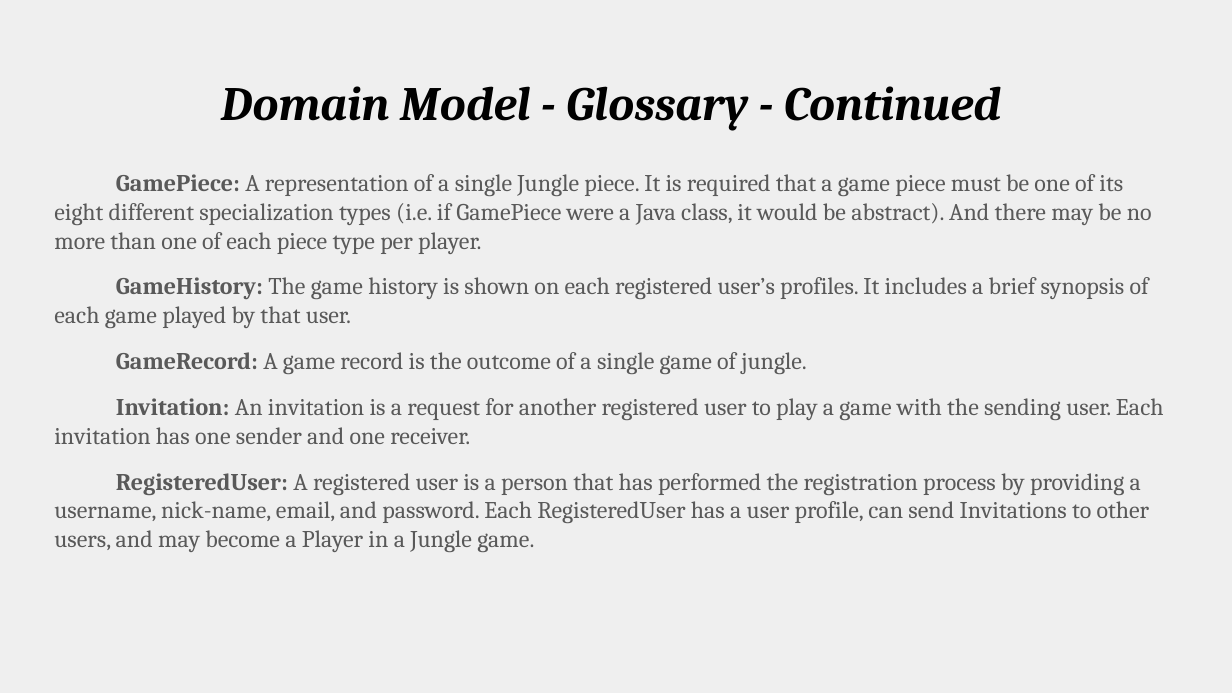
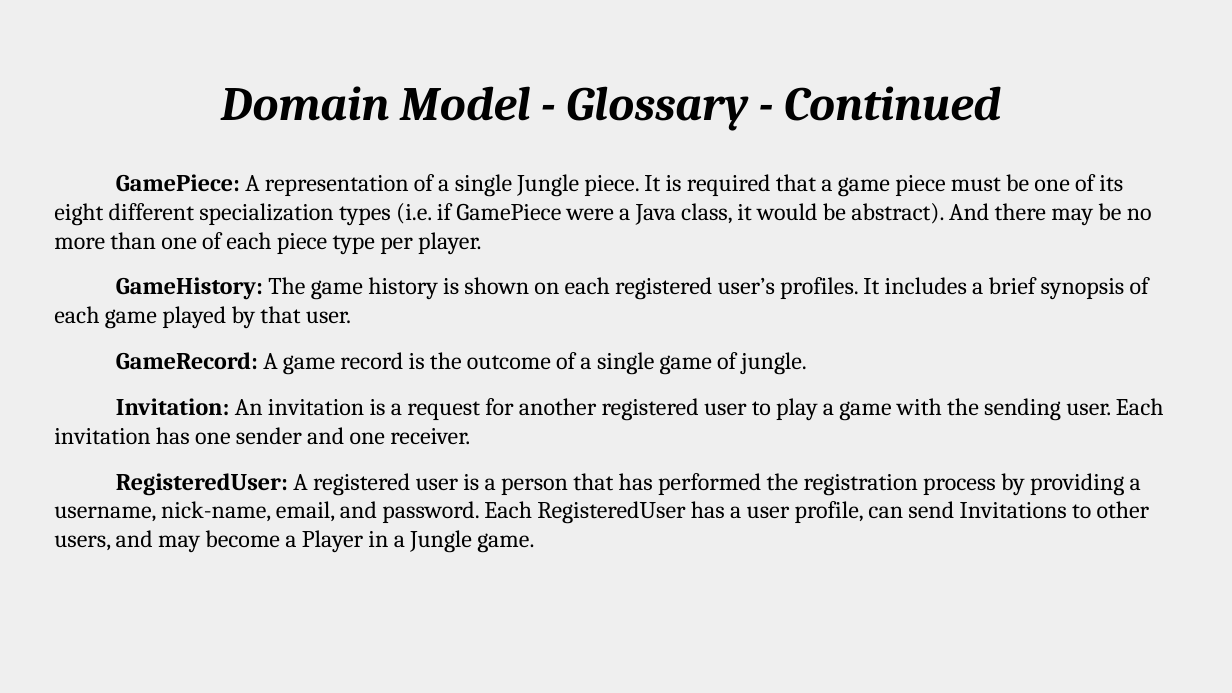
Before and after one commit to amgunden/cs414-f17-301-chessire-coders, a slide deck: slide 4 of documentation/P2 Presentation.pptx. Drawn at 1232x693 pixels with LibreOffice and Linux fonts; fonts in the diff are those of the drawing. Boxes give left, top, right and bottom in pixels: in the first picture for what was removed or moved away, otherwise in the second. Text is boxed around its words. In the diff, an @@ line names an element or a change of style, - is before the commit and + after.

```diff
--- a/documentation/P2 Presentation.pptx
+++ b/documentation/P2 Presentation.pptx
@@ text "GamePiece: A representation of a ..." at bbox=[54, 174, 1164, 552]: text colour #595959 to #000000 @@
```
Also in this commit, not shown: 4 other slides changed, 1 slide added.
